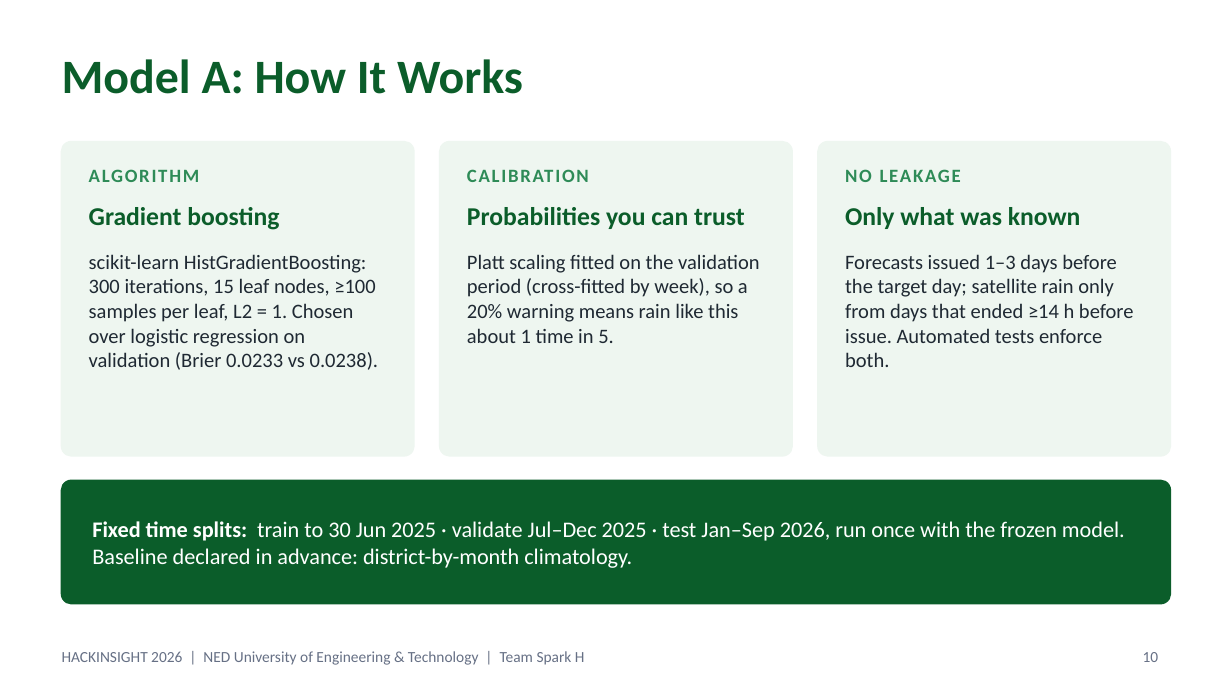
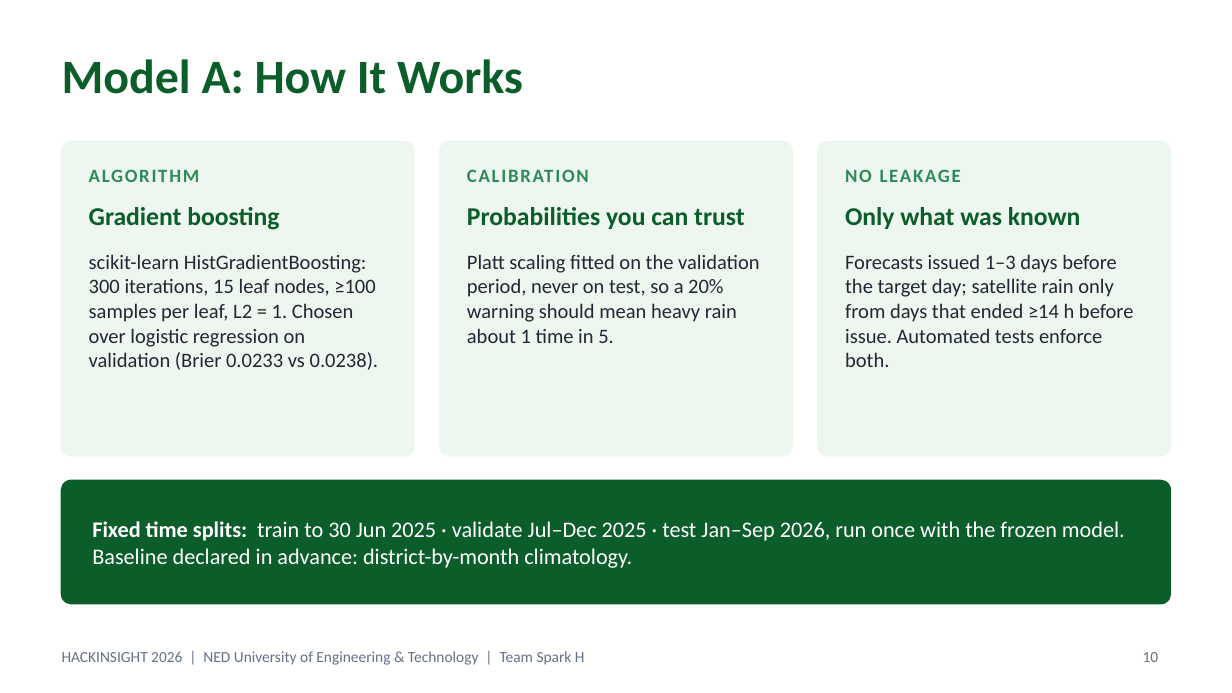
Before and after one commit to RoshaanT1/floodlens-pakistan, a slide deck: slide 10 of FloodLens_SparkH.pptx. Drawn at 1232x693 pixels with LibreOffice and Linux fonts; fonts in the diff are those of the drawing. Boxes give left, top, right and bottom in pixels: in the first picture for what was removed or moved away, otherwise in the second. Text is boxed around its words. In the diff, an @@ line names an element or a change of style, - is before the commit and + after.

Commit message:
Deck: correct overstated claims (wind speed, model blend, advisories name areas, calibration wording)

```diff
--- a/FloodLens_SparkH.pptx
+++ b/FloodLens_SparkH.pptx
@@ text at (x1=467, y1=254, x2=760, y2=343): text changed @@
-Platt scaling fitted on the validation period (cross-fitted by week), so a 20% warning means rain like this about 1 time in 5.
+Platt scaling fitted on the validation period, never on test, so a 20% warning should mean heavy rain about 1 time in 5.
```
Also in this commit, not shown: 3 other slides changed, 1 other file.
